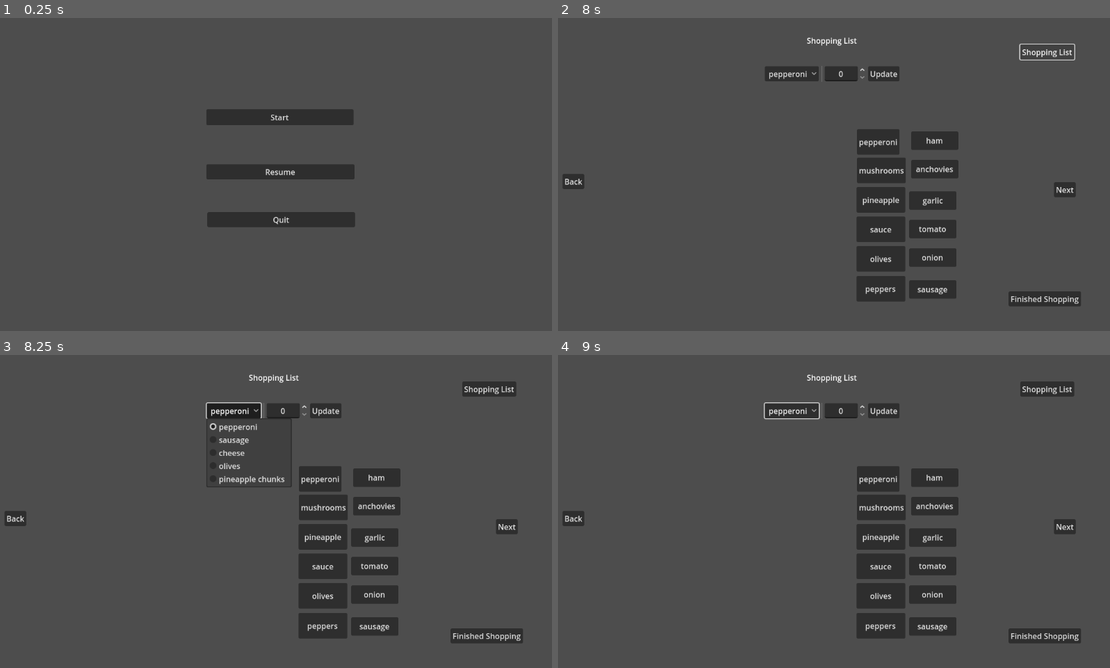
Above: before the commit, frames 1-4 (two rows, left to right).
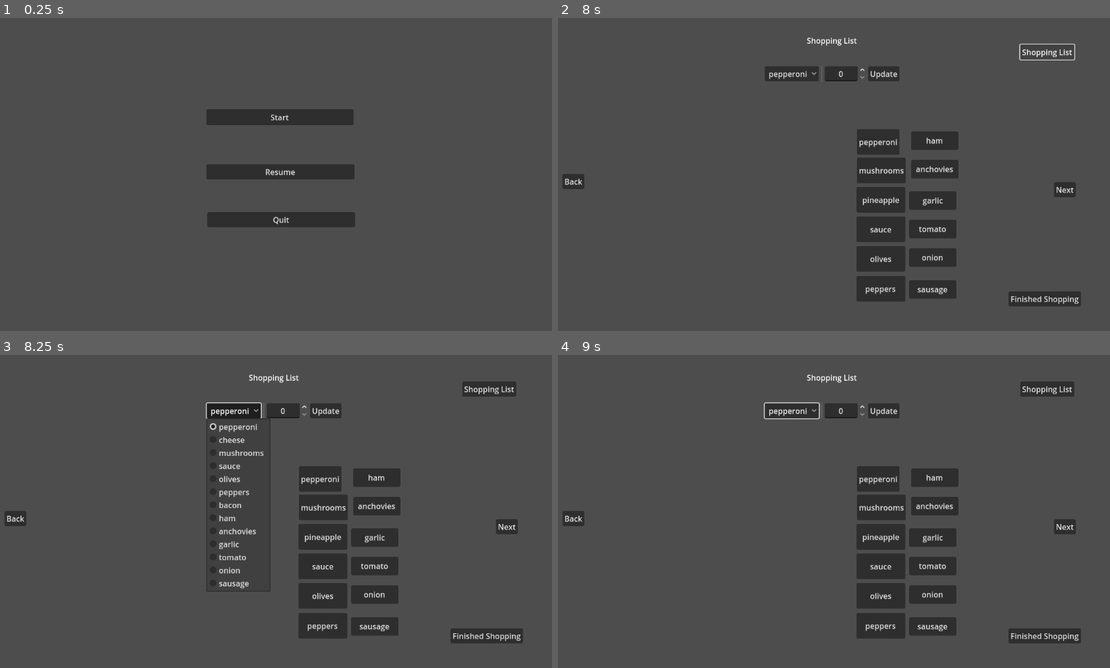
Above: after the commit, the same moments.

Repository: Leone2004/LandLockedLigersGame
Game: Godot game, scene res://Scenes/mainmenu.tscn
Same seed, same stepped clock (60 frames per second), same inputs: the game is played once before the commit and once after it. The engine's default icon, where the game draws it, is replaced by a stand-in: a white triangle on a blue panel in a dark square.
Inputs:
- Up to frame 1 (0.25 s): no input
- Up to frame 2 (8 s): click "Start" at 0.5 s; click "pepperoni" at 1.25 s; click "olives" at 2 s; click "sausage" at 2.75 s; click "Next" at 3.5 s; click "cheese" at 4.25 s; click "Next" at 5 s; click "Finished Shopping" at 5.75 s; click "Done!" at 6.5 s; click "Shopping List" at 7.25 s
- Up to frame 3 (8.25 s): click "pepperoni" at 8 s
- Up to frame 4 (9 s): click "mushrooms" at 8.75 s

Frames 1-2 are identical in both runs. In frame 3, 1.0% of the frame differs, in the area x 37-53%, y 20-76%; in frame 4, nothing differs.

Commit message:
ingredients for shopping list come from global ingredients

Diff:
--- a/cookingupsuccessgame/Scripts/shopping_list.gd
+++ b/cookingupsuccessgame/Scripts/shopping_list.gd
@@ -1,6 +1,6 @@
 extends Node2D
 
-var ingredients = ["pepperoni", "sausage", "cheese", "olives", "pineapple chunks"] # demo ingredients
+var ingredients = Global.food
 @onready var item_picker = $"ShoppingList/List Editor/ItemPicker"
 @onready var item_counter = $"ShoppingList/List Editor/ItemCount"
 @onready var shopping_list = $ShoppingList/ShoppingListText
